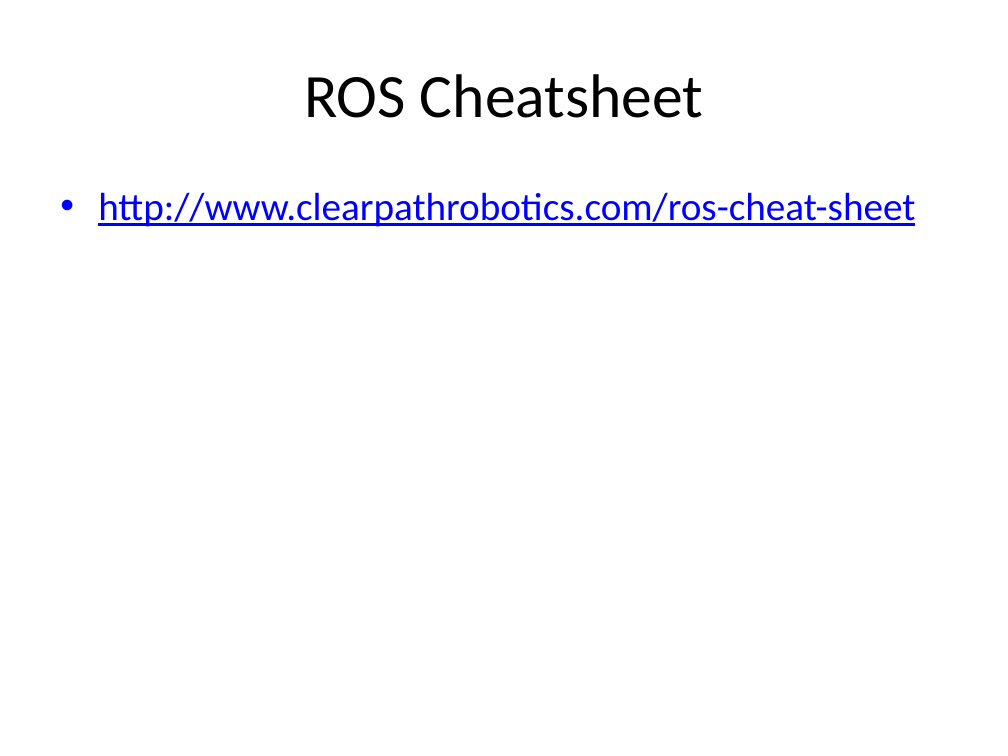
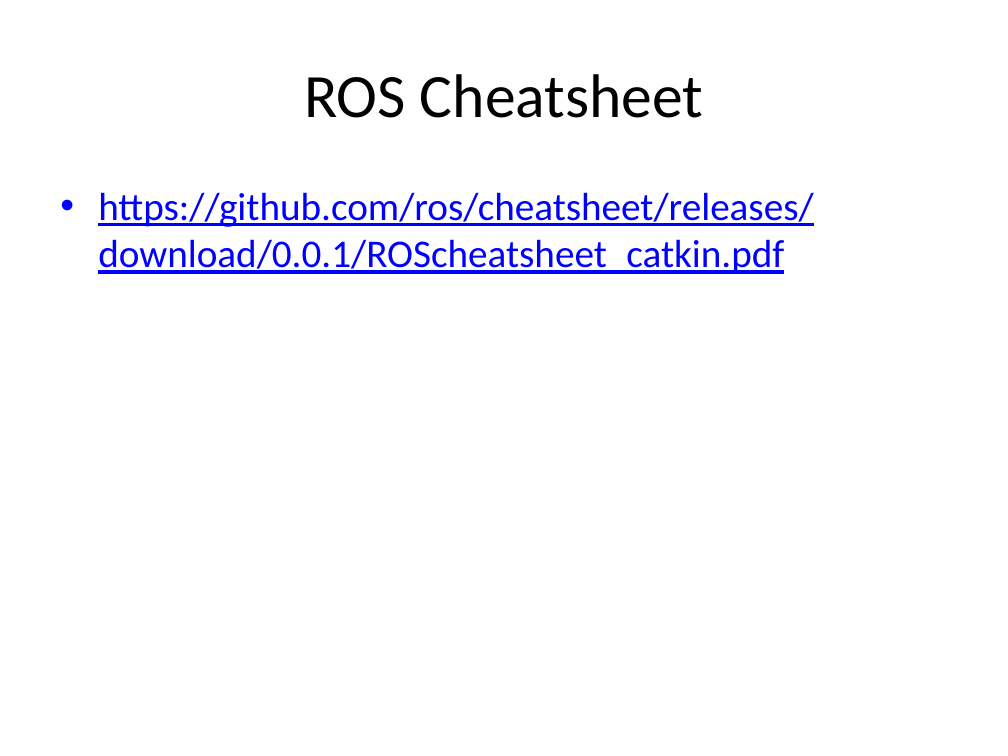
Before and after one commit to dortmans/ros_workshop, a slide deck: slide 44 of deel1.pptx. Drawn at 1008x756 pixels with LibreOffice and Linux fonts; fonts in the diff are those of the drawing. Boxes give left, top, right and bottom in pixels: in the first picture for what was removed or moved away, otherwise in the second. Text is boxed around its words. In the diff, an @@ line names an element or a change of style, - is before the commit and + after.

Commit message:
cheatsheet link update

```diff
--- a/deel1.pptx
+++ b/deel1.pptx
@@ text at <box>98,192,813,274</box>: text changed @@
-• http://www.clearpathrobotics.com/ros-cheat-sheet
+• https://github.com/ros/cheatsheet/releases/download/0.0.1/ROScheatsheet_catkin.pdf
```
